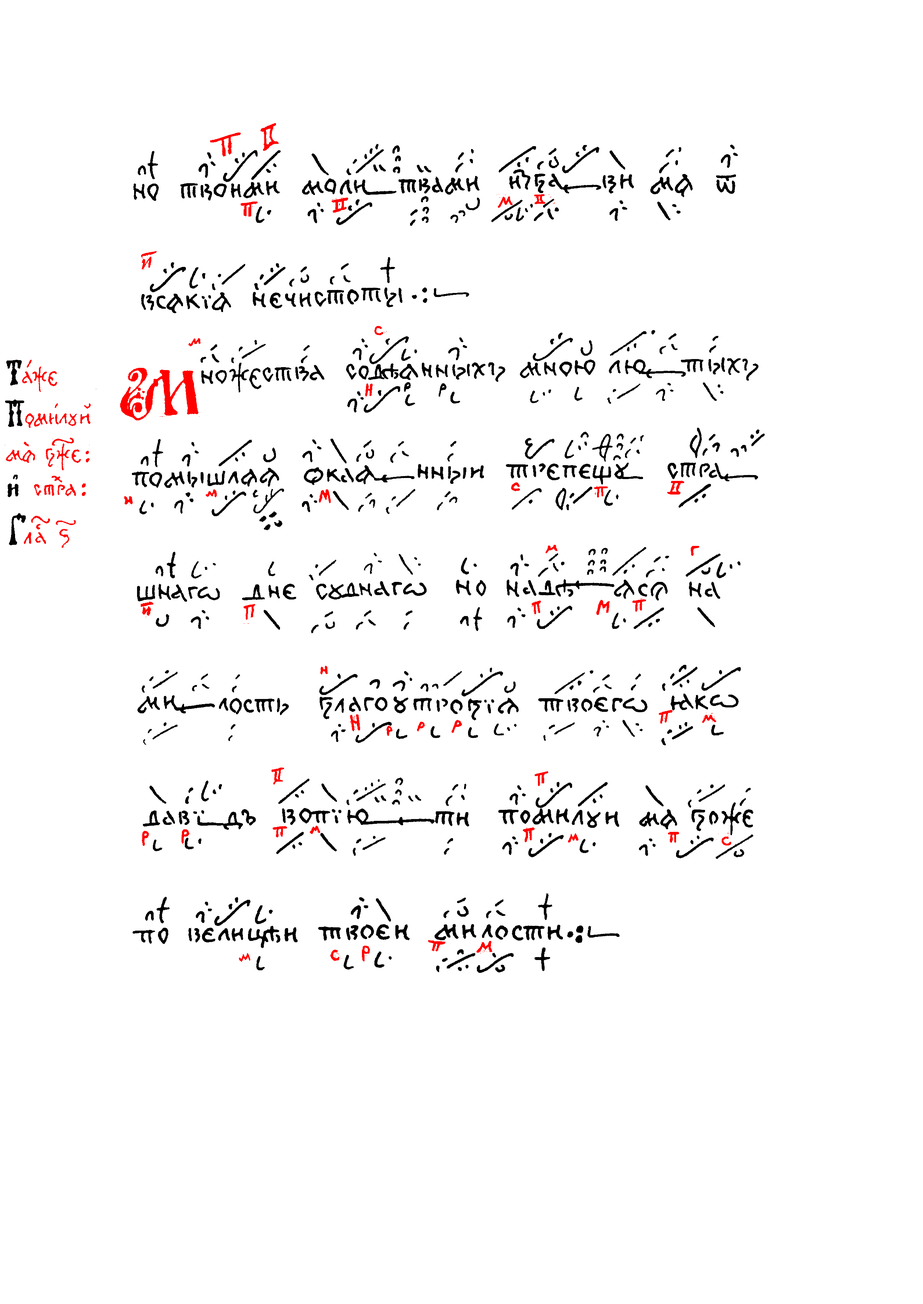
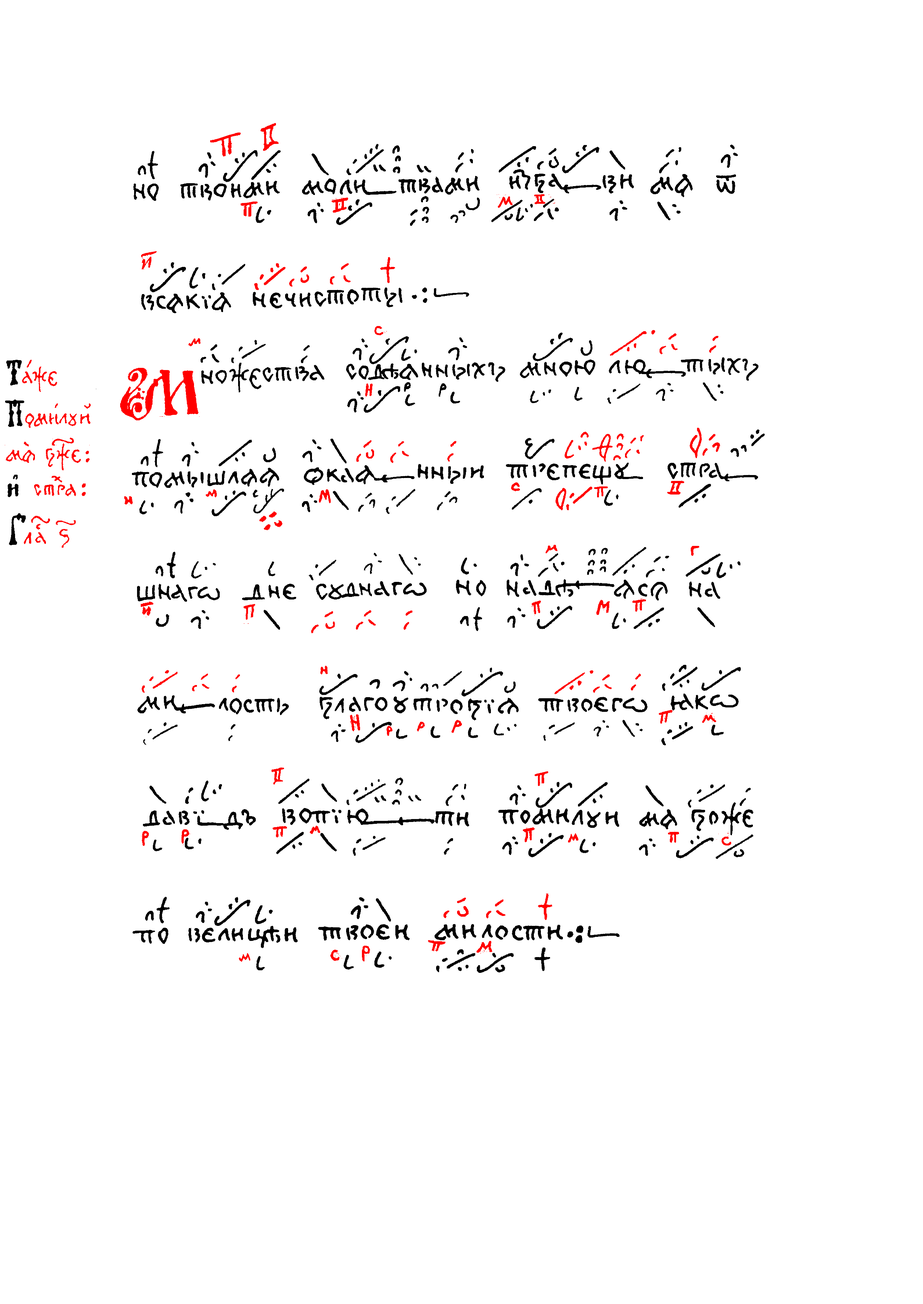
Layer changes from the first w=923, h=1304 image to the second:
painted on "Червила" over [141, 257, 720, 921]
painted on "Чернила" over [141, 257, 720, 921]
